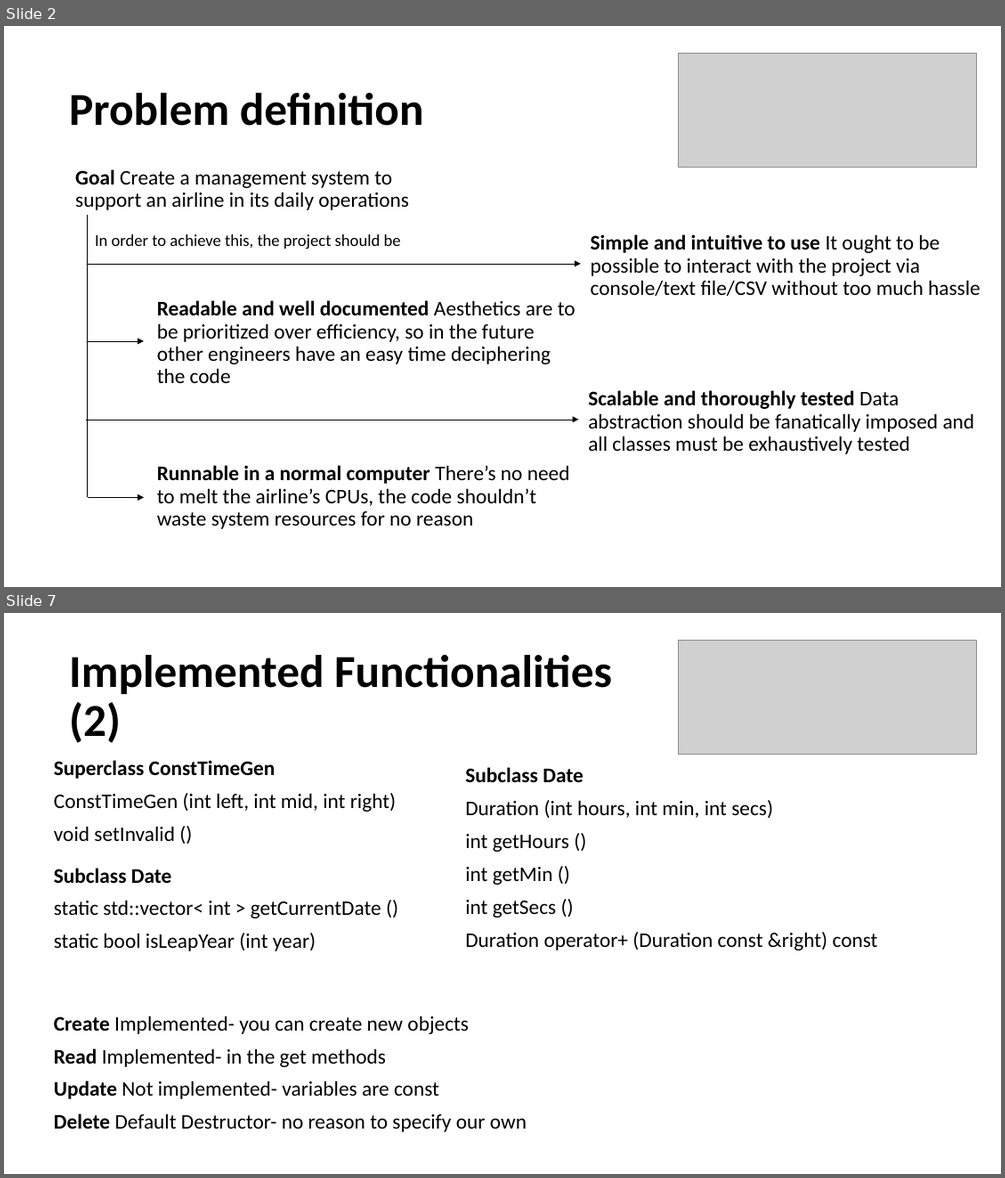
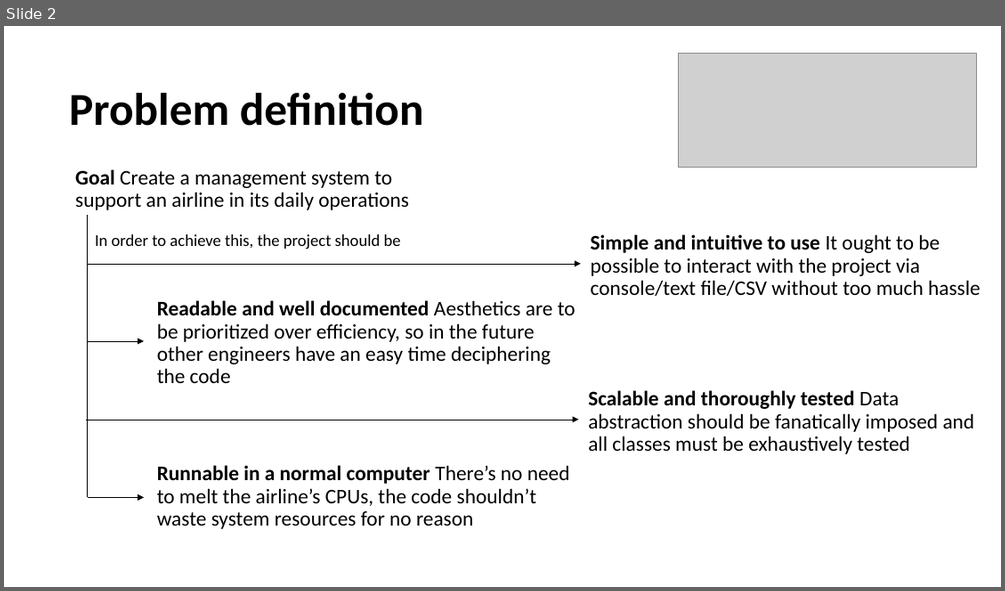
Before and after one commit to gpe0/AED-1, a slide deck: Airline_Information_Management.pptx. Shown one above the other, each under a label of ours: slides 2 and 7 before the commit, slide 2 after it; the slides between them are not shown. The pictures are 1005x1178 and 1005x591 pixels, drawn with LibreOffice and Linux fonts; fonts in the diff are those of the drawing; grey boxes stand for pictures. Boxes give left, top, right and bottom in pixels: in the first picture for what was removed or moved away, otherwise in the second. Text is boxed around its words. In the diff, an @@ line names an element or a change of style, - is before the commit and + after.

```diff
--- a/Airline_Information_Management.pptx
+++ b/Airline_Information_Management.pptx
@@ slide 7 removed at box(4, 613, 1001, 1174), background #FFFFFF @@
@@ text removed at box(69, 655, 612, 743) @@
-Implemented Functionalities (2)
@@ picture removed at box(679, 640, 976, 755) @@
@@ text removed at box(54, 760, 396, 841) @@
-Superclass ConstTimeGen
-ConstTimeGen (int left, int mid, int right)
-void setInvalid ()
@@ text removed at box(465, 767, 878, 950) @@
-Subclass Date
-Duration (int hours, int min, int secs)
-int getHours ()
-int getMin ()
-int getSecs ()
-Duration operator+ (Duration const &right) const
@@ text removed at box(54, 868, 381, 951) @@
-Subclass Date
-static std::vector< int > getCurrentDate ()
-static bool isLeapYear (int year)
@@ text removed at box(54, 1015, 526, 1132) @@
-Create Implemented- you can create new objects
-Read Implemented- in the get methods
-Update Not implemented- variables are const
-Delete Default Destructor- no reason to specify our own
```
Also in this commit, not shown: 2 slides changed, 4 slides added, 4 other slides removed.
